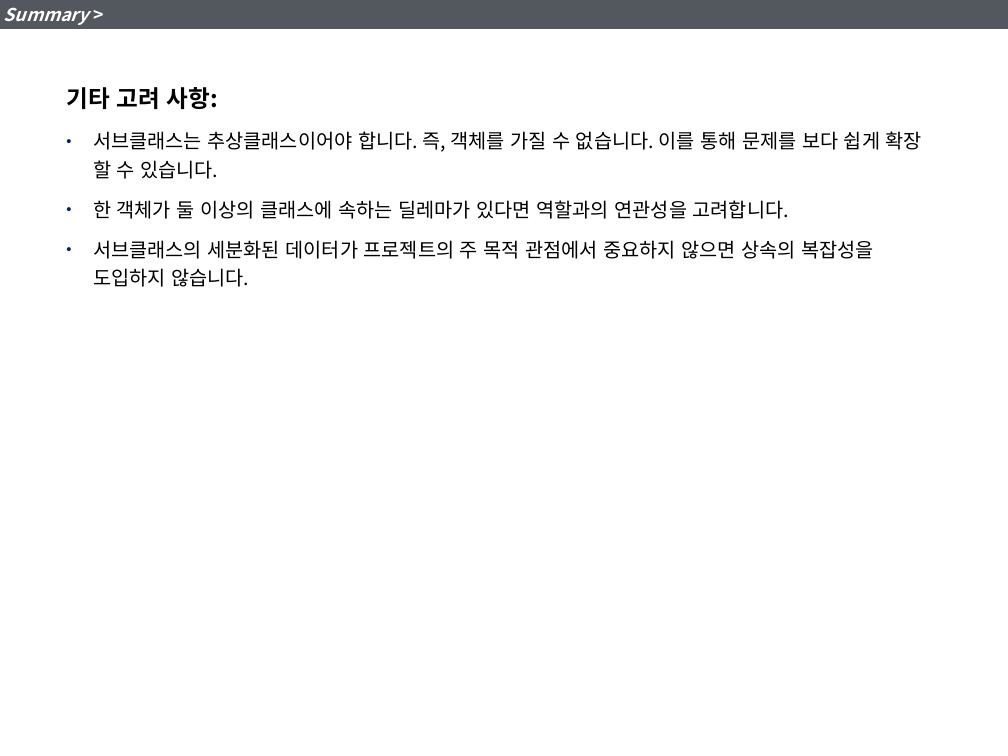
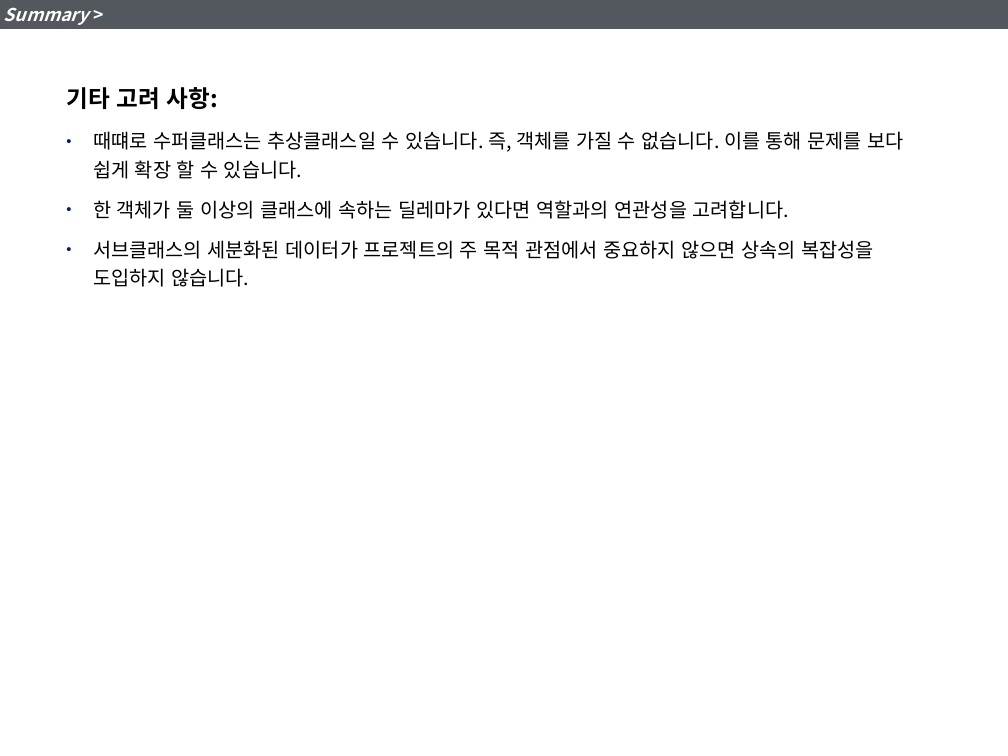
Before and after one commit to YoonJoon/KGarden, a slide deck: slide 42 of DBDesign/7_GeneralizationandSpecialization.pptx. Drawn at 1008x756 pixels with LibreOffice and Linux fonts; fonts in the diff are those of the drawing. Boxes give left, top, right and bottom in pixels: in the first picture for what was removed or moved away, otherwise in the second. Text is boxed around its words. In the diff, an @@ line names an element or a change of style, - is before the commit and + after.

Commit message:
correct typo errors

```diff
--- a/DBDesign/7_GeneralizationandSpecialization.pptx
+++ b/DBDesign/7_GeneralizationandSpecialization.pptx
@@ text at box(93, 131, 904, 179): text changed @@
-• 서브클래스는 추상클래스이어야 합니다. 즉, 객체를 가질 수 없습니다. 이를 통해 문제를 보다 쉽게 확장 할 수 있습니다.
+• 때떄로 수퍼클래스는 추상클래스일 수 있습니다. 즉, 객체를 가질 수 없습니다. 이를 통해 문제를 보다 쉽게 확장 할 수 있습니다.
```
Also in this commit, not shown: 12 other slides changed.
